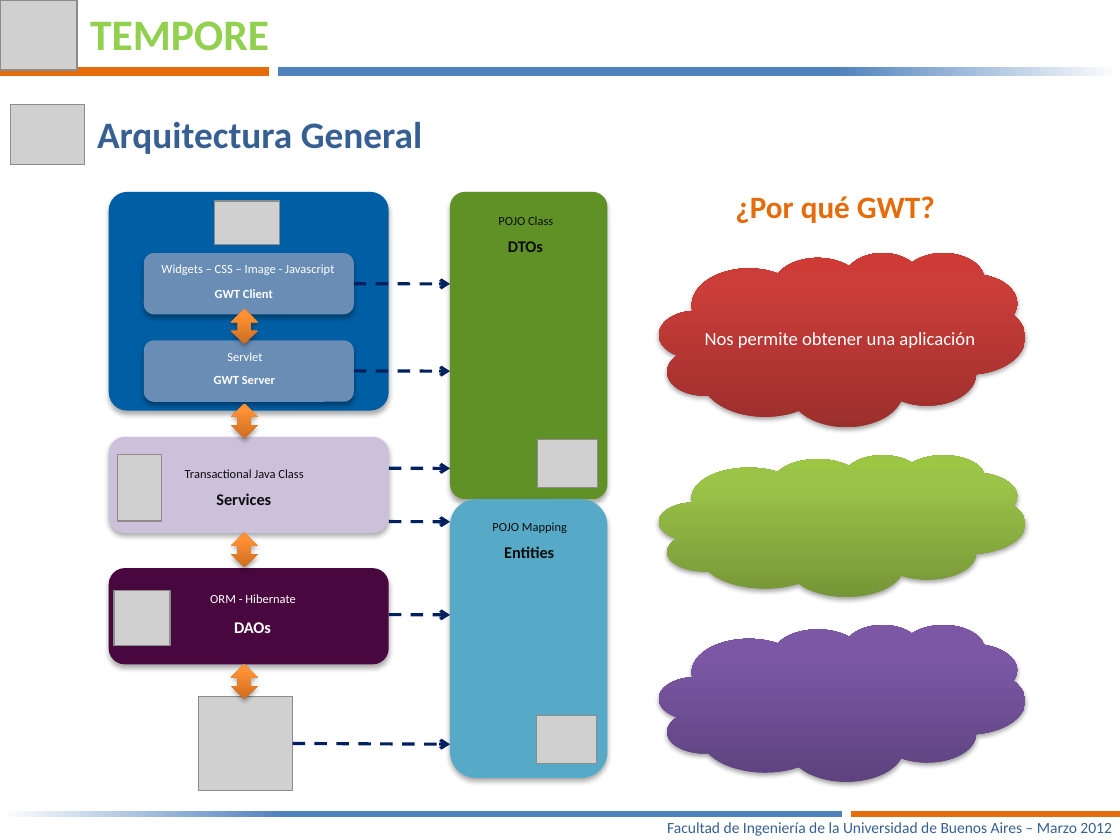
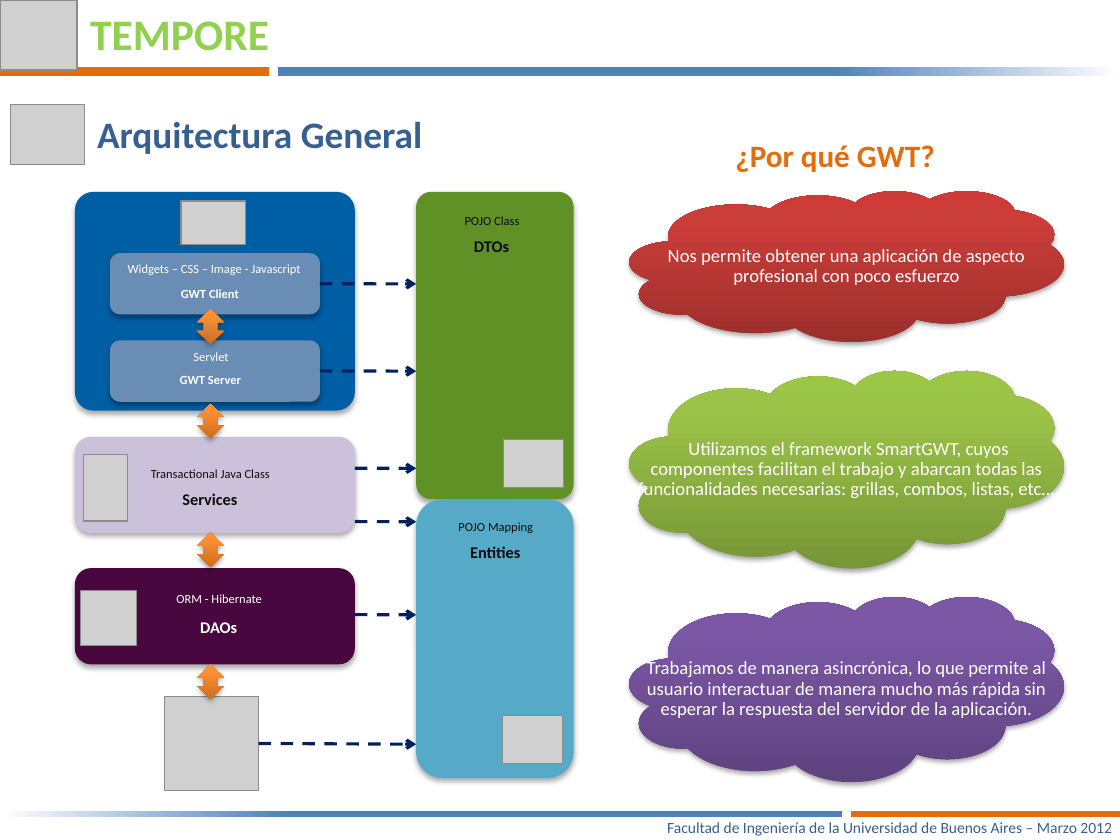
Before and after one commit to joshishimla99/tempore, a slide deck: slide 7 of docs/Presentacion Final/Tempore – Manejá tus tiempos-V3.pptx (slide 8 before the commit). Drawn at 1120x840 pixels with LibreOffice and Linux fonts; fonts in the diff are those of the drawing; grey boxes stand for pictures. Boxes give left, top, right and bottom in pixels: in the first picture for what was removed or moved away, otherwise in the second. Text is boxed around its words. In the diff, an @@ line names an element or a change of style, - is before the commit and + after.

```diff
--- a/docs/Presentacion Final/Tempore – Manejá tus tiempos-V3.pptx
+++ b/docs/Presentacion Final/Tempore – Manejá tus tiempos-V3.pptx
@@ text "¿Por qué GWT?": place and size @@
-text "¿Por qué GWT?" at box(735, 196, 935, 223)
+text "¿Por qué GWT?" at box(735, 145, 935, 172)
@@ cloud: place and size @@
-cloud at box(660, 253, 1026, 428)
+cloud at box(629, 190, 1064, 342)
@@ text at box(668, 249, 1025, 285): text changed @@
-Nos permite obtener una aplicación
+Nos permite obtener una aplicación de aspecto profesional con poco esfuerzo
@@ cloud: place and size @@
-cloud at box(660, 455, 1026, 597)
+cloud at box(629, 371, 1064, 568)
@@ text added at box(638, 442, 1054, 501), 12 pt, text #FFFFFF @@
+Utilizamos el framework SmartGWT, cuyos componentes facilitan el trabajo y abarcan todas las funcionalidades necesarias: grillas, combos, listas, etc…
@@ cloud: place and size @@
-cloud at box(660, 625, 1026, 782)
+cloud at box(629, 597, 1064, 782)
@@ text added at box(647, 659, 1046, 718), 12 pt, text #FFFFFF @@
+Trabajamos de manera asincrónica, lo que permite al usuario interactuar de manera mucho más rápida sin esperar la respuesta del servidor de la aplicación.
@@ 12 texts, 7 rounded rectangles, 6 pictures, 6 arrows, 4 up down arrows: place and size @@
-12 texts, 7 rounded rectangles, 6 pictures, 6 arrows, 4 up down arrows at box(109, 192, 608, 791)
+12 texts, 7 rounded rectangles, 6 pictures, 6 arrows, 4 up down arrows at box(75, 192, 575, 791)
```
Also in this commit, not shown: 2 other slides changed, 1 other file.
